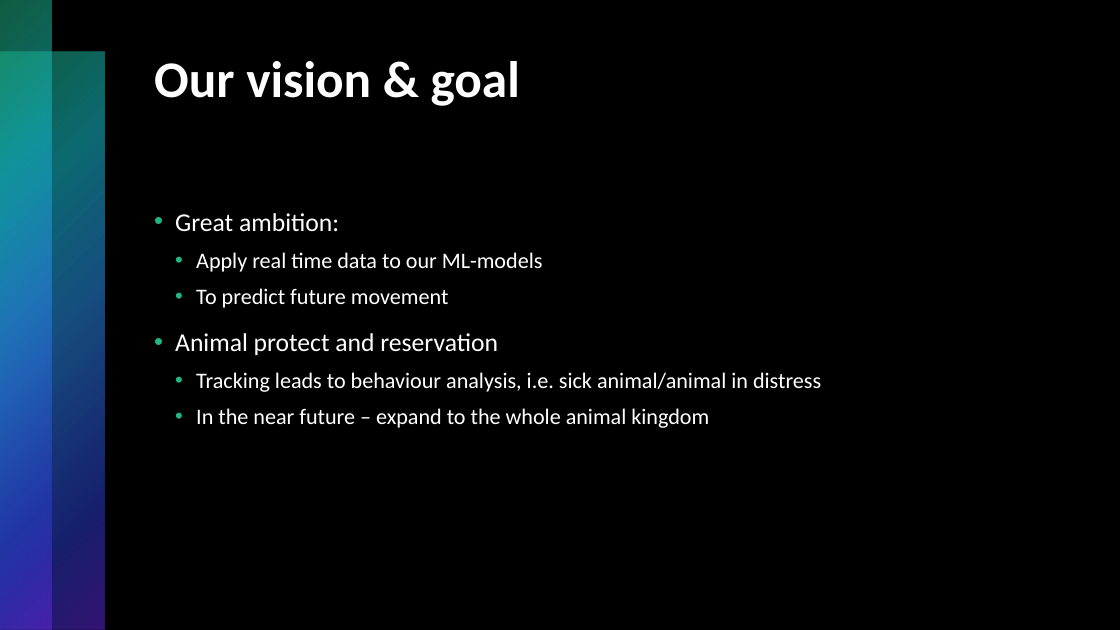
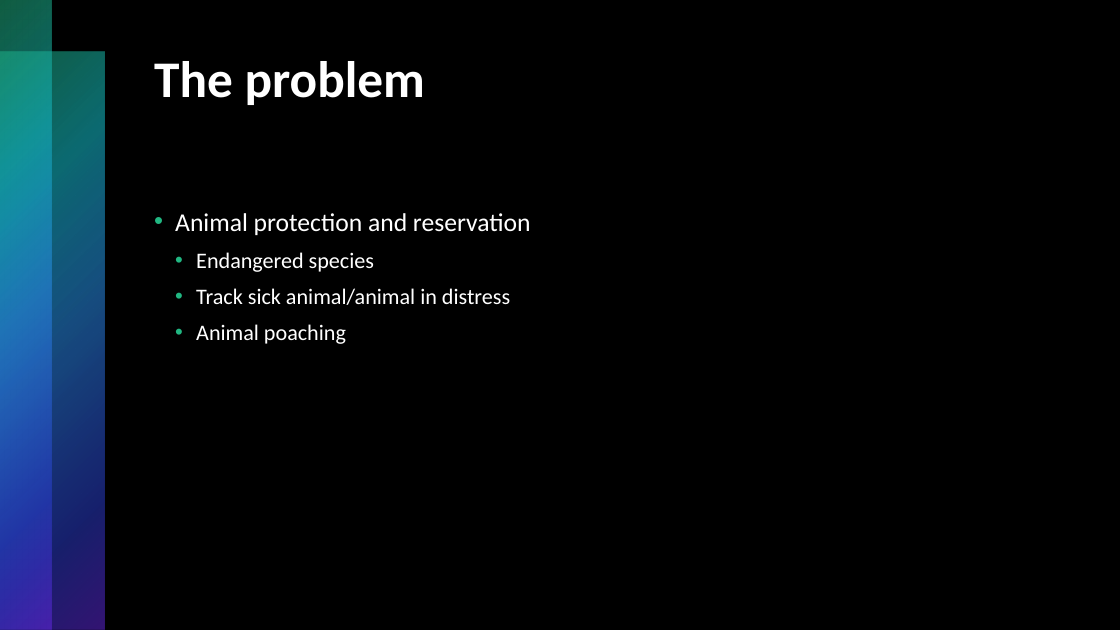
Before and after one commit to stefanlilja/pink_elephants, a slide deck: slide 2 of pitch.pptx (slide 3 before the commit). Drawn at 1120x630 pixels with LibreOffice and Linux fonts; fonts in the diff are those of the drawing. Boxes give left, top, right and bottom in pixels: in the first picture for what was removed or moved away, otherwise in the second. Text is boxed around its words. In the diff, an @@ line names an element or a change of style, - is before the commit and + after.

Commit message:
edit pitch

```diff
--- a/pitch.pptx
+++ b/pitch.pptx
@@ title at (154,61,425,105): text changed @@
-Our vision & goal
+The problem
@@ text at (175,213,531,344): text changed @@
-• Great ambition:
-  • Apply real time data to our ML-models
-  • To predict future movement
-• Animal protect and reservation
-  • Tracking leads to behaviour analysis, i.e. sick animal/animal in distress
-  • In the near future – expand to the whole animal kingdom
+• Animal protection and reservation
+  • Endangered species
+  • Track sick animal/animal in distress
+  • Animal poaching
```
Also in this commit, not shown: 2 other slides changed, 1 slide added, 3 slides removed.
